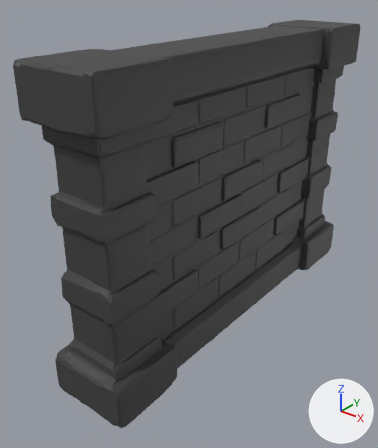
Before and after pictures for a commit that changed the FBX model Assets/Resources/Mesh/Tiles/TilesDangeonWall.fbx.
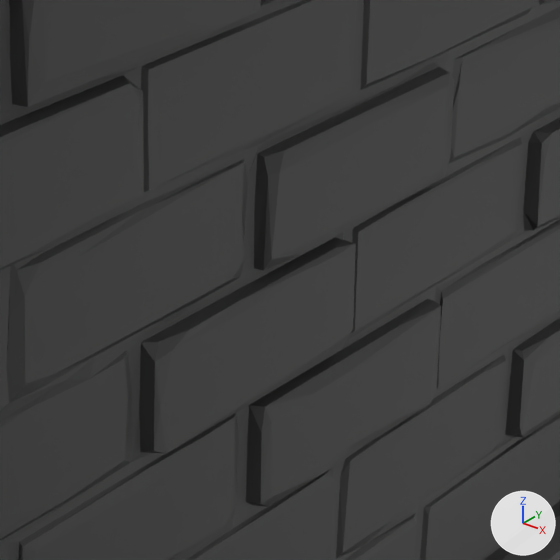
Each version is shown whole from a camera (50 mm lens) standing at (1.957, -2.865, 3.359) and looking at (-0.133, -0.252, 1.739), then close up on the part from 45% to 75% of the width and 32% to 58% of the height. The lights are fixed; the arrows at lower right show +X, +Y and +Z.

In view in the first close-up: 'TileDugeonWall'.
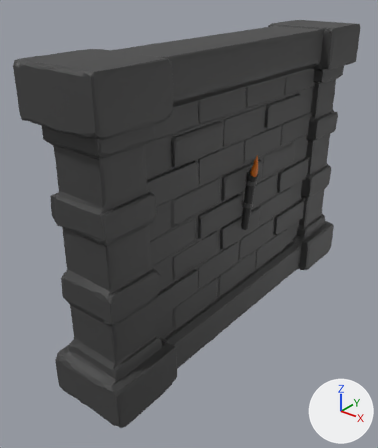
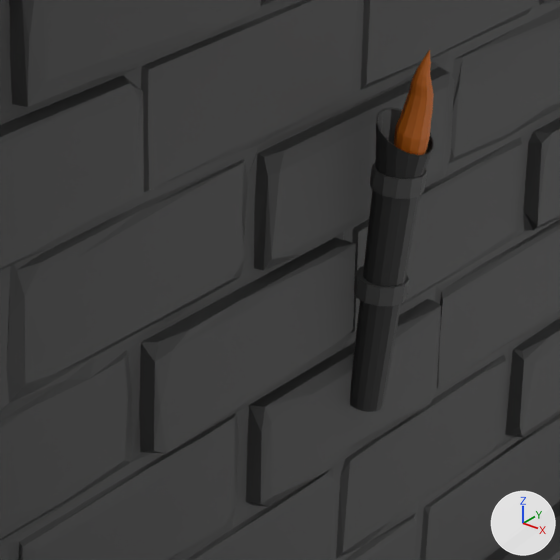
The newer file is also turned or shifted as a whole; pictures and numbers use the older file's frame.

Location of each change, [x1, y1, x2, y2] in pixels of the close-ups (560 x 560 px):
part 1 of me_cube_018, added
    after: [394, 50, 434, 155]
part 2 of me_cube_018, added (black)
    after: [350, 107, 434, 412]
part 3 of me_cube_018, added (black)
    after: [370, 162, 427, 199]
part 4 of me_cube_018, added (black)
    after: [354, 266, 409, 306]

What the commit changed:
Material 'Tourch' (mat_tourch) is new.
Its base color is (0.0321, 0.0321, 0.0321) (black #323232).
Material 'Fire' (mat_fire) is new.
Its base color is (0.632, 0.152, 0.00519) (orange #d06d10).
Material 'Iron' (mat_iron) is new.
Its base color is (0.0988, 0.0988, 0.0988) (dark grey #595959).
Its metallic is 0.3.
Its roughness is 0.309.
me_cube_018 is used by ob_tiledugeonwall; location (0.0, 0.0, 1.974).
me_cube_018 had 3143 vertices, 6252 faces and spanned x -0.28..0.28, y -1.4..1.4, z -1.01..1.01.
me_cube_018 now has 3396 vertices, 6471 faces and spans x -0.28..0.28, y -1.4..1.4, z -1.01..1.01.
me_cube_018 part 1: a new loose piece of 109 vertices spanning x 0.2..0.25, y -0.02..0.03, z 0.12..0.28, in mat_fire (orange #d06d10).
me_cube_018 part 2: a new loose piece of 96 vertices spanning x 0.14..0.25, y -0.04..0.05, z -0.28..0.18, in mat_tourch (black #323232).
me_cube_018 part 3: a new loose piece of 24 vertices spanning x 0.16..0.24, y -0.03..0.04, z 0.07..0.11, in mat_iron (dark grey #595959).
me_cube_018 part 4: a new loose piece of 24 vertices spanning x 0.14..0.22, y -0.03..0.04, z -0.1..-0.06, in mat_iron (dark grey #595959).
me_cube_018 now uses material mat_tourch (black #323232).
me_cube_018 now uses material mat_iron (dark grey #595959).
me_cube_018 now uses material mat_fire (orange #d06d10).
